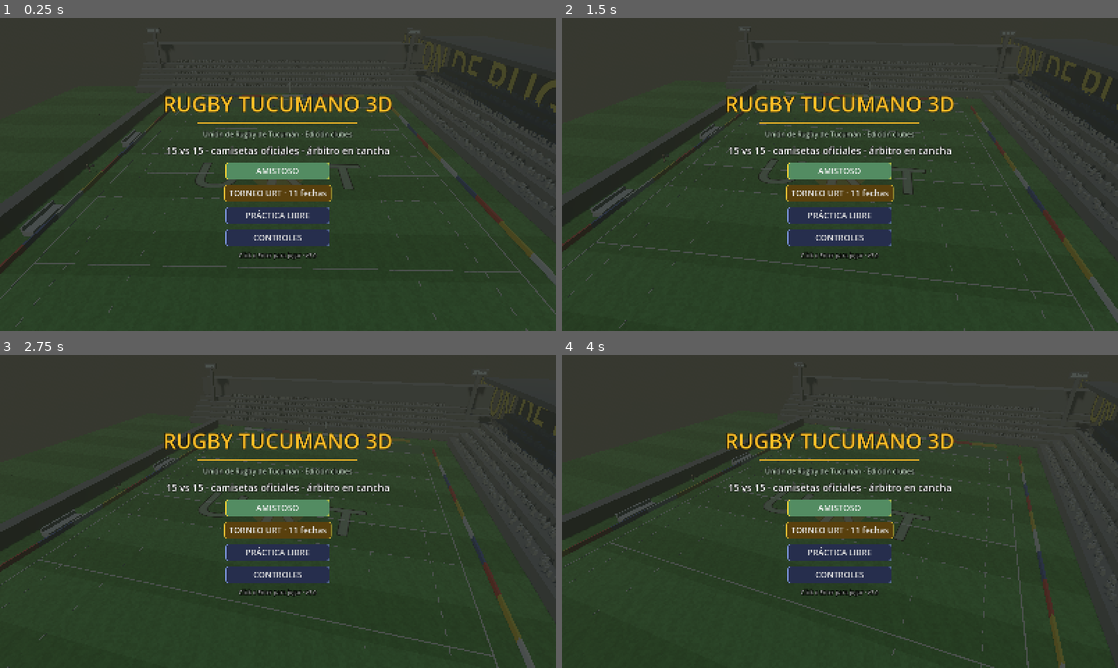
Above: before the commit, frames 1-4 (two rows, left to right).
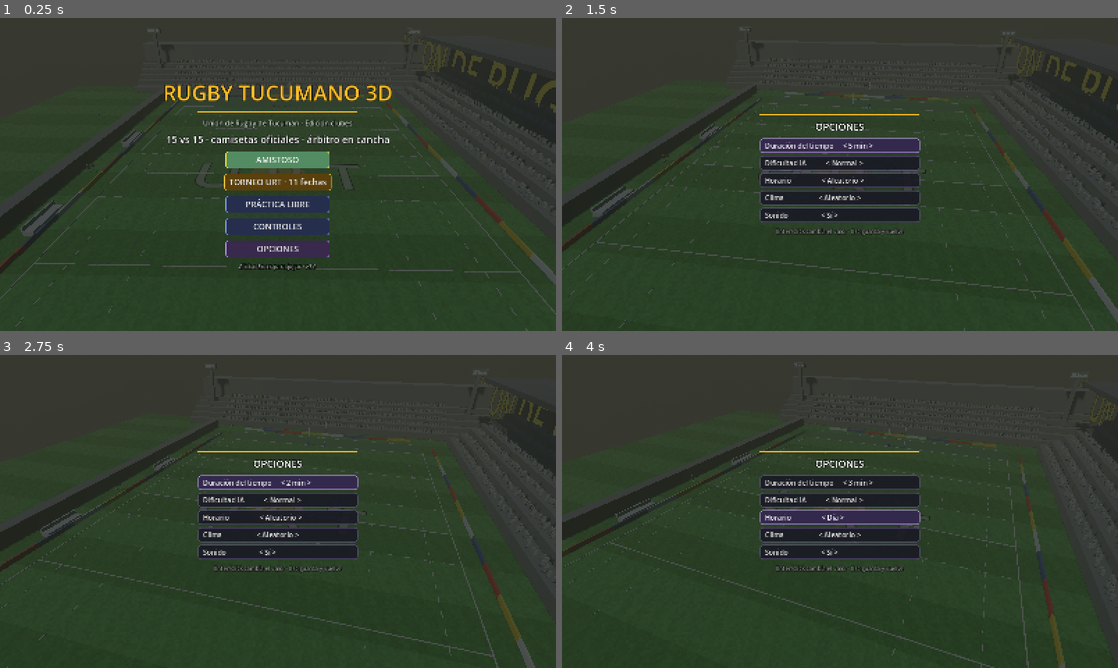
Above: after the commit, the same moments.

Repository: ezealiprandi/rugby-3d
Game: Godot game, scene res://scenes/main.tscn
Two runs of this game, one before a commit and one after it. Both use one fixed random seed, a clock stepped at 60 frames per second and the inputs below.
Inputs (mouse positions are in pixels of both pictures, inside the frame that each line leads up to):
- Up to frame 1 (0.25 s): no input
- Up to frame 2 (1.5 s): click (840, 249) at 0.5 s, where only the run after the commit has a clickable "OPCIONES"; click (840, 146) at 1.25 s, where only the run after the commit has a clickable "Duración del tiempo < 3 min >"
- Up to frame 3 (2.75 s): click (278, 483) at 2 s, where only the run after the commit has a clickable "Duración del tiempo < 5 min >"
- Up to frame 4 (4 s): click (840, 483) at 2.75 s, where only the run after the commit has a clickable "Duración del tiempo < 2 min >"; click (840, 517) at 3.5 s, where only the run after the commit has a clickable "Horario < Aleatorio >"

The runs differ from the first frame. In frame 1, 8.0% of the frame differs, in the area x 29-71%, y 21-81%; in frame 2, 10%; in frame 3, 10%, in the area x 29-71%, y 24-78%; in frame 4, 10%.

Commit message:
Menú de Opciones persistente
- OPCIONES en el menú principal: duración del tiempo (2/3/5 min),
  dificultad de la IA, horario, clima y sonido — ciclan con
  Enter/click, navegables con teclado
- Las opciones se guardan en user://settings.cfg
- Dificultad escala el rating de la IA (fácil -10%, difícil +12%)
- Horario y clima pueden fijarse o quedar aleatorios

Generated with [Devin](https://devin.ai)

Co-Authored-By: Devin <158243242+devin-ai-integration[bot]@users.noreply.github.com>

Diff:
--- a/scripts/main.gd
+++ b/scripts/main.gd
@@ -6,7 +6,7 @@
 const TRY_Z := 50.0               # líneas de try en |z| = 50
 const DEAD_Z := 60.0              # línea de pelota muerta
 const TEAM_SIZE := 15
-const HALF_LEN := 180.0           # segundos por tiempo
+var half_len := 180.0             # segundos por tiempo (opción del menú)
 const TACKLE_RANGE := 1.35
 const PICKUP_RANGE := 1.4
 
@@ -67,6 +67,12 @@
 var conv_kicker: RugbyPlayer = null
 var confetti: GPUParticles3D = null
 var celebrate_all_team := -1   # todo el equipo festeja (campeón del torneo)
+
+# opciones del menú (persisten en user://settings.cfg)
+var opt_difficulty := 1        # 0 fácil · 1 normal · 2 difícil
+var opt_tod := "random"        # random · day · sunset · night
+var opt_weather := "random"    # random · clear · rain
+var opt_sound := true
 var conv_pts := 2                     # 2 conversión · 3 penal a los palos
 
 # drop goal en juego abierto
@@ -133,6 +139,7 @@
 	sfx_cheer = _mk_audio("res://assets/cheer.wav", -4.0)
 	ui.set_info("WASD mover · Shift sprint · Espacio pasar · K patada · Esc pausa")
 	ui.visible = false
+	_load_options()
 	menu.start()
 	# flag de desarrollo: --auto salta el menú y arranca un partido
 	if "--auto" in OS.get_cmdline_user_args() or "--auto" in OS.get_cmdline_args():
@@ -175,6 +182,32 @@
 		InputMap.action_add_event(action, ev)
 
 
+func save_options() -> void:
+	var cfg := ConfigFile.new()
+	cfg.set_value("game", "difficulty", opt_difficulty)
+	cfg.set_value("game", "tod", opt_tod)
+	cfg.set_value("game", "weather", opt_weather)
+	cfg.set_value("game", "sound", opt_sound)
+	cfg.set_value("game", "half_len", half_len)
+	cfg.save("user://settings.cfg")
+	_apply_options()
+
+
+func _load_options() -> void:
+	var cfg := ConfigFile.new()
+	if cfg.load("user://settings.cfg") == OK:
+		opt_difficulty = cfg.get_value("game", "difficulty", 1)
+		opt_tod = cfg.get_value("game", "tod", "random")
+		opt_weather = cfg.get_value("game", "weather", "random")
+		opt_sound = cfg.get_value("game", "sound", true)
+		half_len = cfg.get_value("game", "half_len", 180.0)
+	_apply_options()
+
+
+func _apply_options() -> void:
+	AudioServer.set_bus_mute(0, not opt_sound)
+
+
 func _mk_audio(path: String, db: float) -> AudioStreamPlayer:
 	var a := AudioStreamPlayer.new()
 	a.volume_db = db
@@ -214,7 +247,8 @@
 			p.game = self
 			p.team = team
 			p.index = i
-			p.rating = club["rating"]
+			p.rating = club["rating"] * \
+				([0.9, 1.0, 1.12][opt_difficulty] if team == 1 else 1.0)
 			# stats por posición: forwards fuertes/lentos, backs rápidos
 			match i:
 				0, 1, 2:   p.speed_mult = 0.84; p.break_prob = 0.30   # front row
@@ -264,10 +298,15 @@
 	maul_team = -1
 	ui.hide_stats()
 	replay_buf.clear()
-	weather = "rain" if rng.randf() < 0.3 else "clear"
-	var tod_roll := rng.randf()
-	var tod := "day" if tod_roll < 0.4 else \
-		("sunset" if tod_roll < 0.75 else "night")
+	if opt_weather == "random":
+		weather = "rain" if rng.randf() < 0.3 else "clear"
+	else:
+		weather = opt_weather
+	var tod := opt_tod
+	if tod == "random":
+		var tod_roll := rng.randf()
+		tod = "day" if tod_roll < 0.4 else \
+			("sunset" if tod_roll < 0.75 else "night")
 	if field != null:
 		field.set_daytime(tod)
 		field.set_weather(weather == "rain")
@@ -507,7 +546,7 @@
 
 
 func _check_clock() -> void:
-	if clock < HALF_LEN or mode == "practice":
+	if clock < half_len or mode == "practice":
 		return
 	if half == 1:
 		half = 2
--- a/scripts/menu.gd
+++ b/scripts/menu.gd
@@ -4,7 +4,7 @@
 # Menú principal: título → elegir equipo local → elegir rival → partido.
 # Hecho con contenedores + botones: funciona con mouse y teclado, y se adapta
 # a cualquier resolución de ventana.
-enum Step { HIDDEN, TITLE, HOME, AWAY, CONTROLS }
+enum Step { HIDDEN, TITLE, HOME, AWAY, CONTROLS, OPTIONS }
 
 var game: RugbyGame
 var step := Step.HIDDEN
@@ -21,7 +21,10 @@
 var tourney_btn: Button
 var practice_btn: Button
 var controls_btn: Button
+var options_btn: Button
 var controls_lbl: Label
+var opt_box: VBoxContainer
+var opt_btns: Array[Button] = []
 var grid: GridContainer
 var sel_row: HBoxContainer
 var buttons: Array[Button] = []
@@ -131,6 +134,32 @@
 	controls_btn = _mode_button("CONTROLES", Color(0.15, 0.18, 0.3), Color(0.5, 0.6, 0.9))
 	controls_btn.pressed.connect(_on_controls_pressed)
 	vb.add_child(controls_btn)
+
+	options_btn = _mode_button("OPCIONES", Color(0.22, 0.16, 0.3), Color(0.7, 0.55, 0.95))
+	options_btn.pressed.connect(_on_options_pressed)
+	vb.add_child(options_btn)
+
+	# filas de opciones (ciclan valor con Enter/click)
+	opt_box = VBoxContainer.new()
+	opt_box.alignment = BoxContainer.ALIGNMENT_CENTER
+	opt_box.add_theme_constant_override("separation", 8)
+	opt_box.size_flags_horizontal = Control.SIZE_SHRINK_CENTER
+	opt_box.visible = false
+	vb.add_child(opt_box)
+	for i in 5:
+		var ob := Button.new()
+		ob.custom_minimum_size = Vector2(460, 42)
+		ob.add_theme_font_size_override("font_size", 20)
+		ob.alignment = HORIZONTAL_ALIGNMENT_LEFT
+		ob.add_theme_stylebox_override("normal",
+			_btn_style(Color(0.1, 0.1, 0.14, 0.9), Color(0.4, 0.35, 0.55)))
+		ob.add_theme_stylebox_override("hover",
+			_btn_style(Color(0.2, 0.16, 0.3), Color(0.8, 0.65, 1.0)))
+		ob.add_theme_stylebox_override("focus",
+			_btn_style(Color(0.2, 0.16, 0.3), Color(1.0, 0.85, 0.2)))
+		ob.pressed.connect(_cycle_option.bind(i))
+		opt_box.add_child(ob)
+		opt_btns.append(ob)
 	controls_lbl = _lbl(22)
 	controls_lbl.add_theme_color_override("font_color", Color(0.92, 0.95, 0.9))
 	controls_lbl.text = """WASD / Flechas — mover
@@ -240,6 +269,8 @@
 	tourney_btn.visible = is_title
 	practice_btn.visible = is_title
 	controls_btn.visible = is_title
+	options_btn.visible = is_title
+	opt_box.visible = step == Step.OPTIONS
 	sel_row.visible = step == Step.HOME or step == Step.AWAY
 	controls_lbl.visible = is_controls
 
@@ -266,6 +297,11 @@
 		Step.CONTROLS:
 			prompt_lbl.text = "CONTROLES"
 			footer_lbl.text = "Esc volver"
+		Step.OPTIONS:
+			prompt_lbl.text = "OPCIONES"
+			footer_lbl.text = "Enter/click cambia el valor · Esc guarda y vuelve"
+			_refresh_options()
+			opt_btns[0].grab_focus()
 
 
 func _fill_rows(exclude: int) -> void:
@@ -299,6 +335,16 @@
 			_move_cursor(1)
 		elif Input.is_action_just_pressed("move_left"):
 			_move_cursor(-1)
+	elif step == Step.OPTIONS:
+		var d := 0
+		if Input.is_action_just_pressed("move_down"):
+			d = 1
+		elif Input.is_action_just_pressed("move_up"):
+			d = -1
+		if d != 0:
+			var ci := opt_btns.find(get_viewport().gui_get_focus_owner())
+			ci = (ci + d + opt_btns.size()) % opt_btns.size() if ci >= 0 else 0
+			opt_btns[ci].grab_focus()
 
 
 func _move_cursor(delta: int) -> void:
@@ -327,7 +373,7 @@
 
 func _back() -> void:
 	match step:
-		Step.HOME, Step.CONTROLS:
+		Step.HOME, Step.CONTROLS, Step.OPTIONS:
 			step = Step.TITLE
 		Step.AWAY:
 			step = Step.HOME
@@ -350,6 +396,54 @@
 func _on_controls_pressed() -> void:
 	step = Step.CONTROLS
 	_update_view()
+
+
+func _on_options_pressed() -> void:
+	step = Step.OPTIONS
+	_update_view()
+
+
+func _opt_info(i: int) -> Array:
+	match i:
+		0:
+			return ["Duración del tiempo", "%d min" % int(game.half_len / 60.0)]
+		1:
+			return ["Dificultad IA",
+				["Fácil", "Normal", "Difícil"][game.opt_difficulty]]
+		2:
+			return ["Horario", {"random": "Aleatorio", "day": "Día",
+				"sunset": "Atardecer", "night": "Noche"}[game.opt_tod]]
+		3:
+			return ["Clima", {"random": "Aleatorio", "clear": "Despejado",
+				"rain": "Lluvia"}[game.opt_weather]]
+		4:
+			return ["Sonido", "Sí" if game.opt_sound else "No"]
+	return ["", ""]
+
+
+func _cycle_option(i: int) -> void:
+	match i:
+		0:
+			var lens := [120.0, 180.0, 300.0]
+			game.half_len = lens[(lens.find(game.half_len) + 1) % 3]
+		1:
+			game.opt_difficulty = (game.opt_difficulty + 1) % 3
+		2:
+			var tods := ["random", "day", "sunset", "night"]
+			game.opt_tod = tods[(tods.find(game.opt_tod) + 1) % 4]
+		3:
+			var wths := ["random", "clear", "rain"]
+			game.opt_weather = wths[(wths.find(game.opt_weather) + 1) % 3]
+		4:
+			game.opt_sound = not game.opt_sound
+	game.save_options()
+	_refresh_options()
+
+
+func _refresh_options() -> void:
+	for i in opt_btns.size():
+		var info := _opt_info(i)
+		opt_btns[i].text = "%-22s  < %s >" % [info[0], info[1]]
 
 
 func _on_team_hover(i: int) -> void:
--- a/tests/sim_rules.gd
+++ b/tests/sim_rules.gd
@@ -105,7 +105,7 @@
 		10:
 			if game.phase == RugbyGame.Phase.PLAY:
 				print("> try+conversión IA ok (score=%s)" % str(game.score))
-				game.clock = game.HALF_LEN - 1.0
+				game.clock = game.half_len - 1.0
 				st = 11
 		11:
 			if game.phase == RugbyGame.Phase.BETWEEN \
@@ -114,7 +114,7 @@
 				st = 12
 		12:
 			if game.phase == RugbyGame.Phase.PLAY:
-				game.clock = game.HALF_LEN - 1.0
+				game.clock = game.half_len - 1.0
 				st = 13
 		13:
 			if game.phase == RugbyGame.Phase.END:
